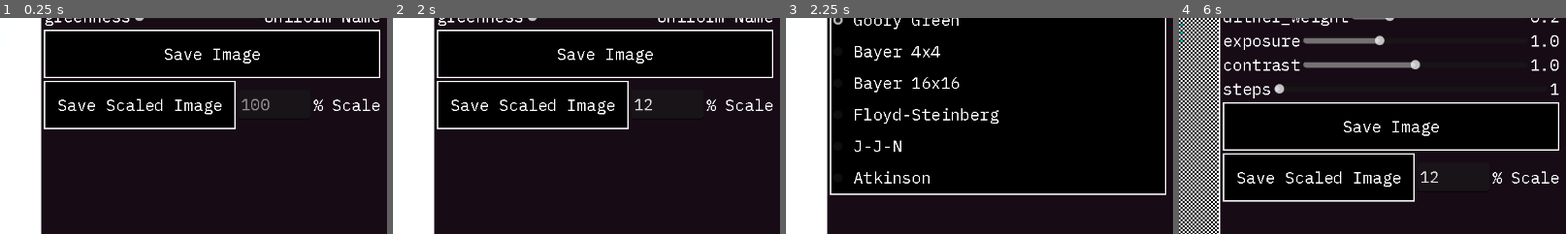
Above: before the commit, frames 1-4 (left to right).
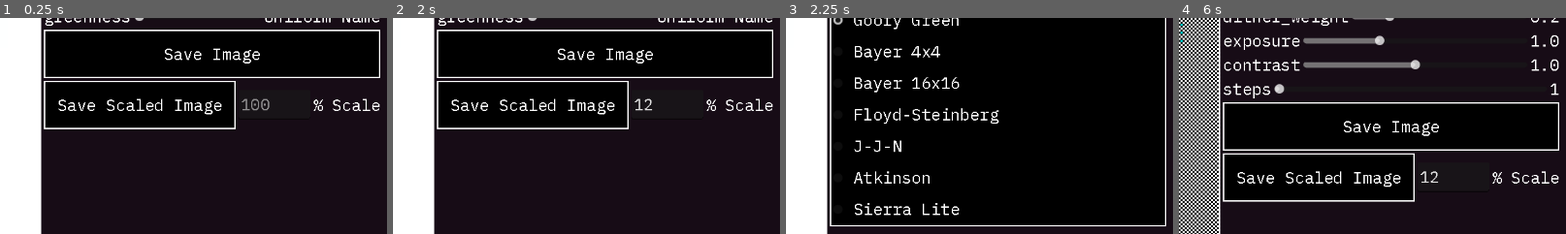
Above: after the commit, the same moments.

Repository: thiefhand/ditherer
Game: Godot game, scene res://ditherer_root.tscn
The game is run twice, just before and just after one commit, with the same random seed, the same clock (stepped at 60 frames per second) and the same inputs.
Inputs (mouse positions are % of the whole screen's width and height, from its top left):
- Up to frame 1 (0.25 s): no input
- Up to frame 2 (2 s): click (85, 48) at 0.52 s; type "12" at 0.6 s; click "Original" at 1.25 s
- Up to frame 3 (2.25 s): click "Goofy Green" at 2 s
- Up to frame 4 (6 s): click "Original" at 2.75 s; click "Goofy Green" at 3.5 s; click "Original" at 4.25 s; click "Goofy Green" at 5 s; click "Save Image" at 5.75 s
The pictures show only the part of the screen within x 50-100%, y 28-78%; the shares and areas given below are measured in that part.

Frames 1-2 are identical in both runs. In frame 3, 1.8% of the frame differs, in the area x 11-99%, y 81-97%; in frame 4, nothing differs.

Commit message:
[algos] added sierra lite

Diff:
--- /dev/null
+++ b/main_view/algos/sierra_lite.gd
@@ -0,0 +1,22 @@
+extends Algo
+class_name SierraLite
+
+@export_range(1, 10, 1) var steps: int = 1
+
+func get_display_name() -> String:
+	return "Sierra Lite"
+
+func dither(image: Image) -> Image:
+	var working_image = image.duplicate()
+	for x in range(image.get_width()):
+		for y in range(image.get_height()):
+			var src_color = working_image.get_pixel(x, y)
+			var quant_color = quantize_color(src_color, steps)
+			var error = src_color - quant_color
+
+			working_image.set_pixel(x, y, quant_color)
+			adjust_pixel(working_image, x + 1, y + 0, error * (2.0 / 4.0))
+			adjust_pixel(working_image, x - 1, y + 1, error * (1.0 / 4.0))
+			adjust_pixel(working_image, x + 0, y + 1, error * (1.0 / 4.0))
+
+	return working_image
--- a/main_view/main_view.tscn
+++ b/main_view/main_view.tscn
@@ -12,6 +12,7 @@
 [ext_resource type="Script" uid="uid://bsaj262vve8pv" path="res://main_view/algos/floyd_steinberg.gd" id="8_ewfra"]
 [ext_resource type="Script" uid="uid://brpg6nfy5ssfe" path="res://main_view/algos/jjn.gd" id="9_l1qt5"]
 [ext_resource type="Script" uid="uid://viuxfndhw5bv" path="res://main_view/algos/atkinson.gd" id="10_sy3ps"]
+[ext_resource type="Script" uid="uid://bya4plswkodb2" path="res://main_view/algos/sierra_lite.gd" id="11_gjjxo"]
 [ext_resource type="Texture2D" uid="uid://dy1haj45ireto" path="res://icon.png" id="13_gcx80"]
 
 [sub_resource type="Resource" id="Resource_f2mg0"]
@@ -41,6 +42,10 @@
 [sub_resource type="Resource" id="Resource_jq012"]
 script = ExtResource("10_sy3ps")
 metadata/_custom_type_script = "uid://viuxfndhw5bv"
+
+[sub_resource type="Resource" id="Resource_tvogs"]
+script = ExtResource("11_gjjxo")
+metadata/_custom_type_script = "uid://bya4plswkodb2"
 
 [sub_resource type="ViewportTexture" id="ViewportTexture_y23rn"]
 viewport_path = NodePath("SubViewport")
@@ -72,7 +77,7 @@
 viewport = NodePath("SubViewport")
 file_dialog = NodePath("FileDialog")
 current_algo = SubResource("Resource_f2mg0")
-algos = Array[ExtResource("5_tn5o1")]([SubResource("Resource_l1qt5"), SubResource("Resource_sy3ps"), SubResource("Resource_gcx80"), SubResource("Resource_gjjxo"), SubResource("Resource_x6eeh"), SubResource("Resource_jq012")])
+algos = Array[ExtResource("5_tn5o1")]([SubResource("Resource_l1qt5"), SubResource("Resource_sy3ps"), SubResource("Resource_gcx80"), SubResource("Resource_gjjxo"), SubResource("Resource_x6eeh"), SubResource("Resource_jq012"), SubResource("Resource_tvogs")])
 algo_option_button = NodePath("HBoxContainer/SettingsContainer/AlgoOptionButton")
 
 [node name="SubViewport" type="SubViewport" parent="."]
Not shown, added: main_view/algos/sierra_lite.gd.uid
Not shown: 1 places in main_view/main_view.tscn that only renumber resources
